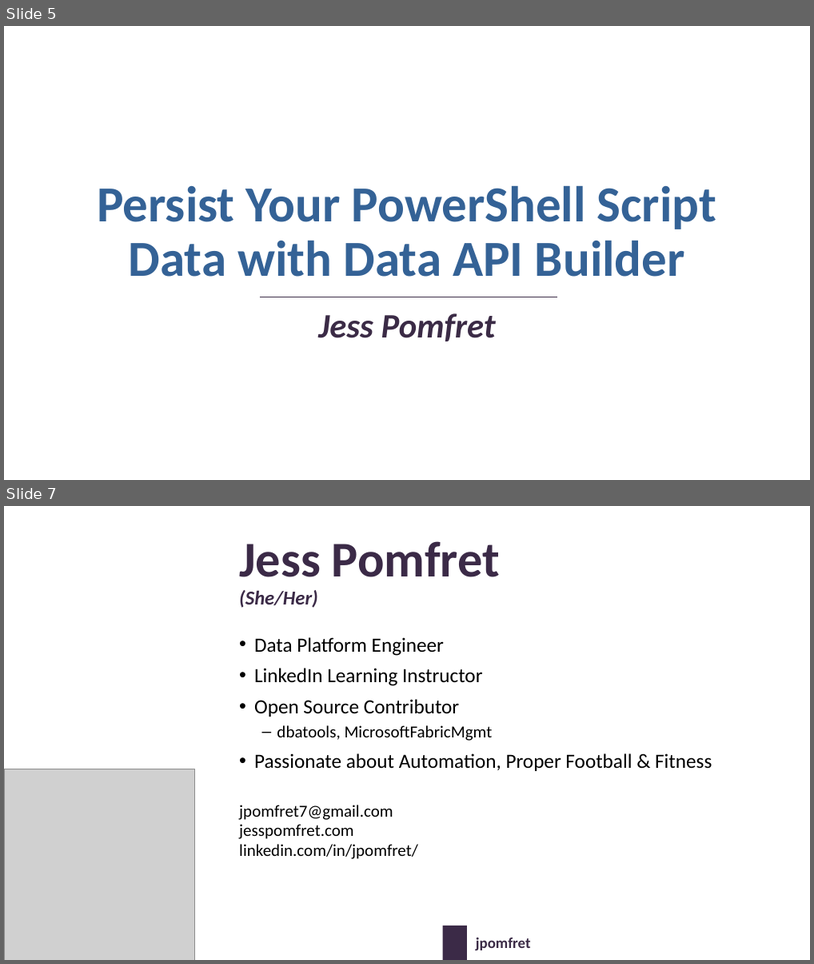
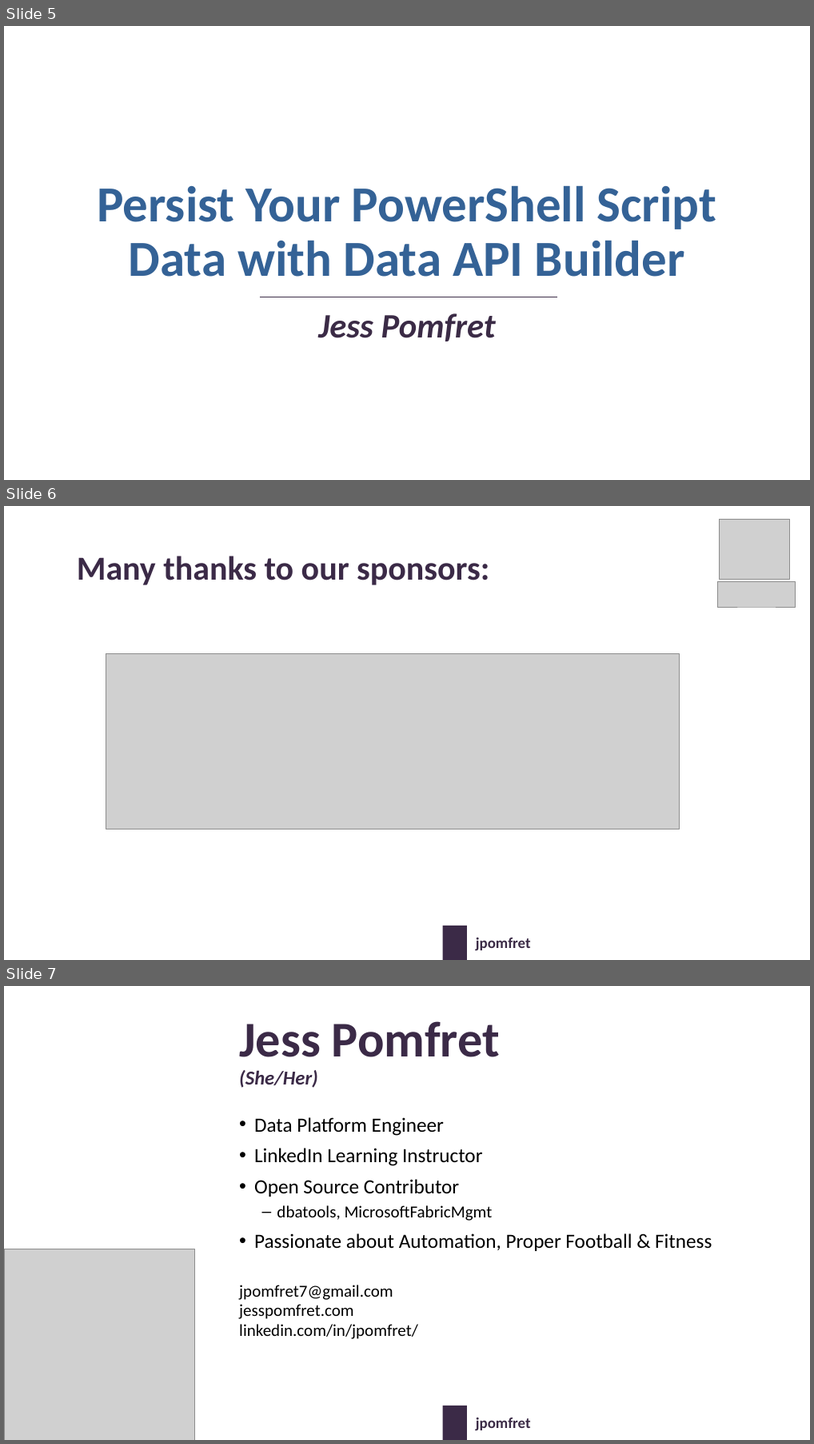
Before and after one commit to jpomfret/dab-presentation, a slide deck: Pomfret-dab-psconf-v2-updated.pptx. Shown one above the other, each under a label of ours: slides 5 and 7 before the commit, slides 5, 6 and 7 after it; the slides between them are not shown. The pictures are 814x964 and 814x1444 pixels, drawn with LibreOffice and Linux fonts; fonts in the diff are those of the drawing; grey boxes stand for pictures; background and template pictures are left out. Boxes give left, top, right and bottom in pixels: in the first picture for what was removed or moved away, otherwise in the second. Text is boxed around its words. In the diff, an @@ line names an element or a change of style, - is before the commit and + after.

```diff
--- a/Pomfret-dab-psconf-v2-updated.pptx
+++ b/Pomfret-dab-psconf-v2-updated.pptx
@@ slide 6 added at (x1=4, y1=506, x2=810, y2=960), background picture (left out); not listed: 2 template elements that a slide beside it also shows @@
@@ picture added at (x1=720, y1=520, x2=790, y2=579) @@
@@ text added at (x1=77, y1=556, x2=490, y2=585), 40 pt, text #3B2A47, bold @@
+Many thanks to our sponsors:
@@ picture added at (x1=718, y1=582, x2=796, y2=607) @@
@@ picture added at (x1=106, y1=653, x2=680, y2=828) @@
```
Also in this commit, not shown: 9 slides changed, 8 other slides added, 8 slides removed, 2 other files.
